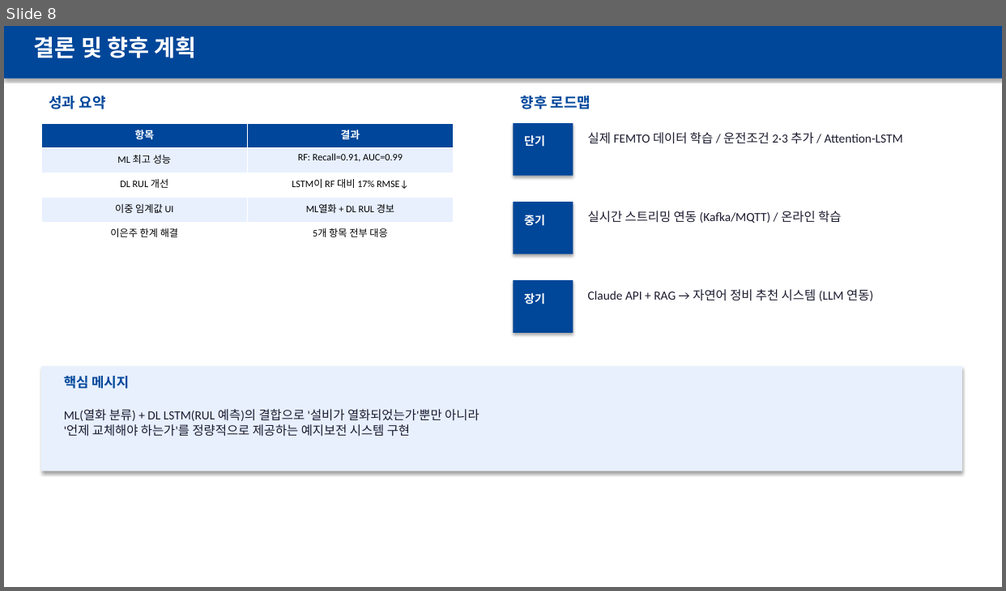
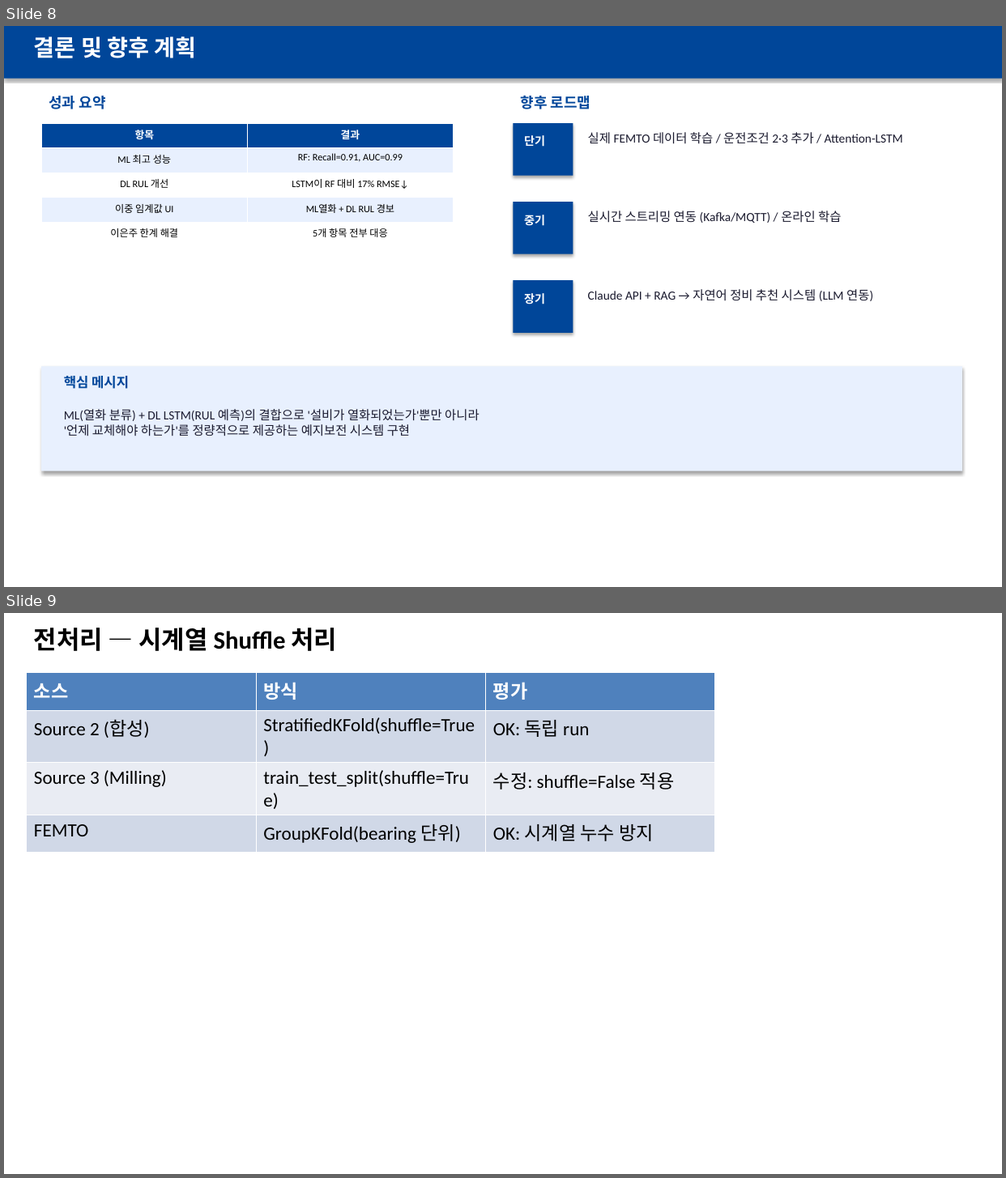
Before and after one commit to vapsnamheo-dev/AISOURCE, a slide deck: Homework/DL_FactoryAutomation/산출물/발표용_FEMTO_RUL_20260624.pptx. Shown one above the other, each under a label of ours: slide 8 before the commit, slides 8 and 9 after it. The pictures are 1006x591 and 1006x1178 pixels, drawn with LibreOffice and Linux fonts; fonts in the diff are those of the drawing. Boxes give left, top, right and bottom in pixels: in the first picture for what was removed or moved away, otherwise in the second. Text is boxed around its words. In the diff, an @@ line names an element or a change of style, - is before the commit and + after.

Commit message:
feat: DL 보고서 업데이트 — 필터튜닝/권장순서/Streamlit표/배치실험/PDF 추가
- 필터 수 튜닝 실험 결과 추가 (Milling 1D-CNN: 소형/기본/대형 3종 비교)
- 권장 HP 튜닝 순서 표 추가 (1순위~보완항목, 부록 A 포함)
- Streamlit 앱 기능 목록 표 추가 (ML/DL/LLM, 9개 탭/메뉴)
- 배치 크기 튜닝 실험 결과 추가 (FEMTO batch=16 → RMSE 12.5% 개선)
- PPT → PDF 변환 완료 (발표용_FEMTO_RUL_2개)
- classExample/dl.ipynb 외삽 검증 셀에 한국어 주석 추가
- preprocess_milling.py shuffle=False 수정 (stratify 제거)
- models/batch_tune_results.json, filter_tune_results.json 추가
- data/milling_{train,test,norm}.npz 추가

```diff
--- a/Homework/DL_FactoryAutomation/산출물/발표용_FEMTO_RUL_20260624.pptx
+++ b/Homework/DL_FactoryAutomation/산출물/발표용_FEMTO_RUL_20260624.pptx
@@ slide 9 added at [4,613,1002,1174], background #FFFFFF @@
@@ text added at [34,628,338,651], 24 pt, text #000000, bold @@
+전처리 — 시계열 Shuffle 처리
@@ table added at [27,673,716,846], 4 rows, 3 columns @@
+소스 | 방식 | 평가
+Source 2 (합성) | StratifiedKFold(shuffle=True) | OK: 독립 run
+Source 3 (Milling) | train_test_split(shuffle=True) | 수정: shuffle=False 적용
+FEMTO | GroupKFold(bearing 단위) | OK: 시계열 누수 방지
```
Also in this commit, not shown: 12 other slides added, 22 other files.
